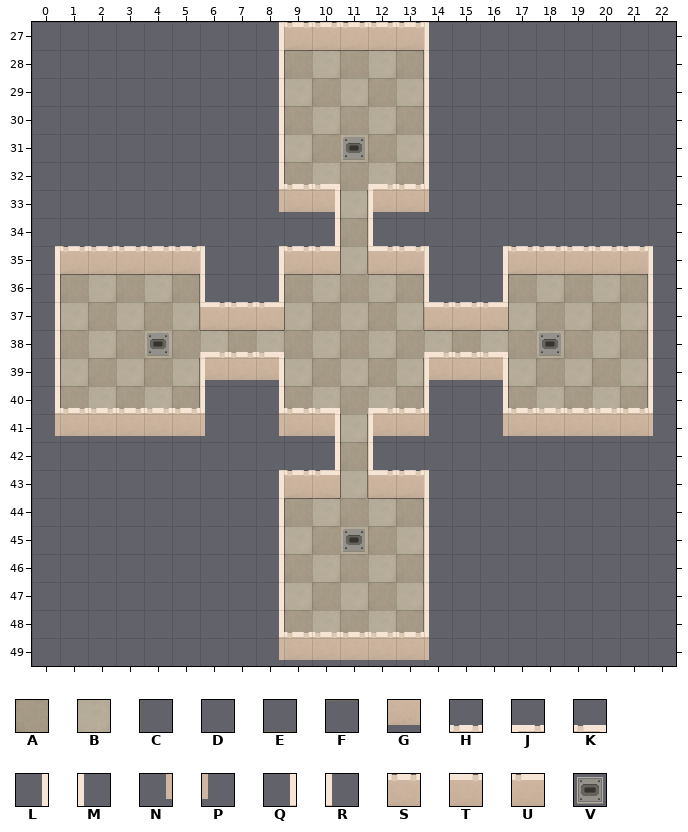
An edit to a level. Tiled map, sudokil/core/assets/maps/playground/rafal/level.tmx. Above: the version before the commit.
Cells are 32x32 px. Shown: x 0..22, y 27..49.
Key: from "tileset": A 0, B 1, C 2, D 2 flipped left-right, E 2 flipped on the other diagonal, F 2 turned 90, G 3, H 4, J 5, K 5 flipped left-right, L 6, M 6 flipped left-right, N 7, P 7 flipped left-right, Q 8, R 8 flipped left-right, S 9, T 10, U 10 flipped left-right; from "tileset2": V 0 "cell_placement".
_ is an empty cell.
Layers that did not change in this view are not listed.
Layer "floor" before, first column x 7:
30 __ABABA______
31 __BABAB______
32 __ABABA______
33 ____B________
34 ____A________
35 ____B________
36 __ABABA___ABA
37 __BABAB___BAB
38 ABABABABABABA
39 __BABAB___BAB
40 __ABABA___ABA
41 ____B________
42 ____A________
43 ____B________
44 __ABABA______
45 __BABAB______
46 __ABABA______
47 __BABAB______
48 __ABABA______
49 _____________
Layer "floor-over-left" before, first column x 7:
30 __C___________
31 __C___________
32 __C___________
33 ____C_________
34 ____C_________
35 ____C_________
36 __C_______C___
37 __C_______C___
38 ______________
39 __C_______C___
40 __C_______C___
41 ____C_________
42 ____C_________
43 ____C_________
44 __C___________
45 __C___________
46 __C___________
47 __C___________
48 __C___________
49 ______________
Layer "floor-over-right" before, first column x 7:
30 ______D___
31 ______D___
32 ______D___
33 ____D_____
34 ____D_____
35 ____D_____
36 ______D___
37 ______D___
38 __________
39 ______D___
40 ______D___
41 ____D_____
42 ____D_____
43 ____D_____
44 ______D___
45 ______D___
46 ______D___
47 ______D___
48 ______D___
49 __________
Layer "floor-over-top" before, first column x 7:
30 _____________
31 _____________
32 _____________
33 _____________
34 _____________
35 _____________
36 __FF_FF___FFF
37 _____________
38 FF_____FFF___
39 _____________
40 _____________
41 _____________
42 _____________
43 _____________
44 __FF_FF______
45 _____________
46 _____________
47 _____________
48 _____________
49 _____________
Layer "floor-over-bottom" before, first column x 6:
30 ______________
31 ______________
32 ___EE_EE______
33 ______________
34 ______________
35 ______________
36 ______________
37 ______________
38 EEE_____EEE___
39 ______________
40 ___EE_EE___EEE
41 ______________
42 ______________
43 ______________
44 ______________
45 ______________
46 ______________
47 ______________
48 ___EEEEE______
49 ______________
Layer "tiles" before, first column x 0:
27 ________LSSSSSM________
28 ________L_____M________
29 ________L_____M________
30 ________L_____M________
31 ________L__V__M________
32 ________Q_____R________
33 ________NGG_GGP________
34 __________L_M__________
35 LSSSSSM_LSU_TSM_LSSSSSM
36 L_____M_L_____M_L_____M
37 L_____TSU_____TSU_____M
38 L___V_____________V___M
39 L_____GGG_____GGG_____M
40 Q_____R_Q_____R_Q_____R
41 NGGGGGP_NGG_GGP_NGGGGGP
42 __________L_M__________
43 ________LSU_TSM________
44 ________L_____M________
45 ________L__V__M________
46 ________L_____M________
47 ________L_____M________
48 ________Q_____R________
49 ________NGGGGGP________
Layer "tiles2" before, first column x 6:
33 ____L_M___
34 __________
35 __________
36 __________
37 __________
38 __________
39 M_L_____M_
40 __________
41 ____L_M___
42 __________
43 __________
44 __________
45 __________
46 __________
47 __________
48 __________
49 __________
Layer "tiles-over" before, first column x 6:
30 ______________
31 ______________
32 ___HK_JH______
33 ______________
34 ______________
35 ______________
36 ______________
37 ______________
38 JHK_____JHK___
39 ______________
40 ___HK_JH___HHH
41 ______________
42 ______________
43 ______________
44 ______________
45 ______________
46 ______________
47 ______________
48 ___HHHHH______
The same view after the edit:
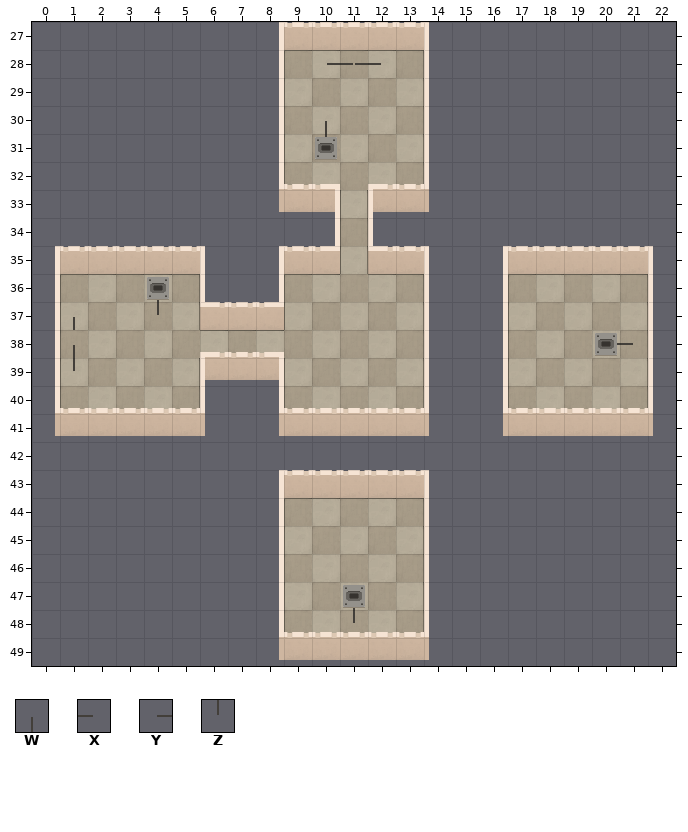
Further tiles: from "tileset2": W 1 "wire_down", X 2 "wire_left", Y 3 "wire_right", Z 4 "wire_up".
Tiles of an added or newly shown layer are drawn over the layers below it.
Difference:
{"where": "layer \"floor\""}
{"y":38,"x":14,"old":"BAB","new":"___"}
{"y":41,"x":11,"old":"B","new":"_"}
{"y":42,"x":11,"old":"A","new":"_"}
{"y":43,"x":11,"old":"B","new":"_"}
{"where": "layer \"floor-over-left\""}
{"y":38,"x":17,"old":"_","new":"C"}
{"y":41,"x":11,"old":"C","new":"_"}
{"y":42,"x":11,"old":"C","new":"_"}
{"y":43,"x":11,"old":"C","new":"_"}
{"where": "layer \"floor-over-right\""}
{"y":38,"x":13,"old":"_","new":"D"}
{"y":41,"x":11,"old":"D","new":"_"}
{"y":42,"x":11,"old":"D","new":"_"}
{"y":43,"x":11,"old":"D","new":"_"}
{"where": "layer \"floor-over-top\""}
{"y":38,"x":14,"old":"FFF","new":"___"}
{"y":44,"x":11,"old":"_","new":"F"}
{"where": "layer \"floor-over-bottom\" (removed)"}
{"y":38,"x":14,"old":"EEE","new":"___"}
{"y":40,"x":10,"old":"E","new":"_"}
{"y":40,"x":12,"old":"E","new":"_"}
{"y":48,"x":11,"old":"E","new":"_"}
{"where": "layer \"wires\" (added)"}
{"y":28,"x":10,"old":"___","new":"YYX"}
{"y":30,"x":10,"old":"_","new":"W"}
{"y":31,"x":10,"old":"_","new":"Z"}
{"y":36,"x":4,"old":"_","new":"W"}
{"y":37,"x":1,"old":"_","new":"W"}
{"y":37,"x":4,"old":"_","new":"Z"}
{"y":38,"x":1,"old":"_","new":"W"}
{"y":38,"x":20,"old":"__","new":"YX"}
{"y":39,"x":1,"old":"_","new":"Z"}
{"y":47,"x":11,"old":"_","new":"W"}
{"y":48,"x":11,"old":"_","new":"Z"}
{"where": "layer \"wires2\" (added)"}
{"y":28,"x":11,"old":"_","new":"X"}
{"where": "layer \"tiles\""}
{"y":31,"x":10,"old":"_V","new":"V_"}
{"y":36,"x":4,"old":"_","new":"V"}
{"y":37,"x":14,"old":"TSU","new":"M_L"}
{"y":38,"x":4,"old":"V","new":"_"}
{"y":38,"x":14,"old":"_","new":"M"}
{"y":38,"x":16,"old":"_","new":"L"}
{"y":38,"x":18,"old":"V","new":"_"}
{"y":38,"x":20,"old":"_","new":"V"}
{"y":39,"x":14,"old":"GGG","new":"___"}
{"y":41,"x":11,"old":"_","new":"G"}
{"y":42,"x":10,"old":"L","new":"_"}
{"y":42,"x":12,"old":"M","new":"_"}
{"y":43,"x":10,"old":"U_T","new":"SSS"}
{"y":45,"x":11,"old":"V","new":"_"}
{"y":47,"x":11,"old":"_","new":"V"}
{"where": "layer \"tiles2\""}
{"y":41,"x":10,"old":"L","new":"_"}
{"y":41,"x":12,"old":"M","new":"_"}
{"where": "layer \"tiles-over\""}
{"y":38,"x":14,"old":"JHK","new":"___"}
{"y":40,"x":10,"old":"K_J","new":"HHH"}
{"label":"added","picture_box":[327,63,381,65]}
{"label":"changed","picture_box":[315,121,365,160]}
{"label":"changed","picture_box":[147,277,169,356]}
{"label":"added","picture_box":[73,317,75,371]}
{"label":"changed","picture_box":[423,302,561,380]}
{"label":"added","picture_box":[595,333,633,356]}
{"label":"changed","picture_box":[320,408,377,552]}
{"label":"changed","picture_box":[343,585,365,623]}
